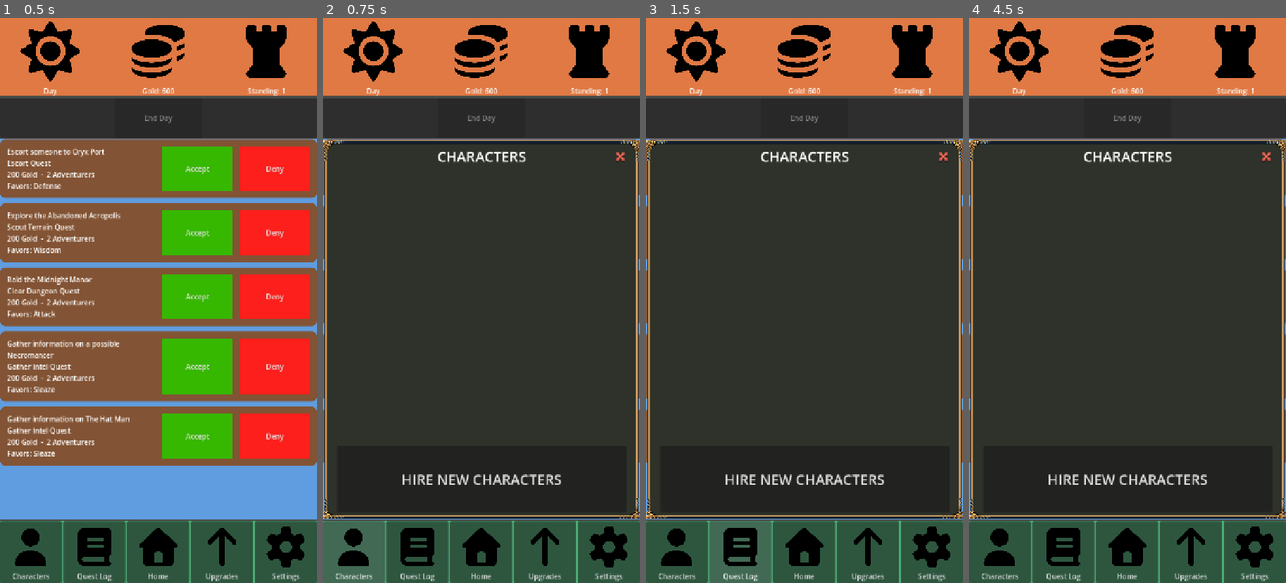
Above: before the commit, frames 1-4 (left to right).
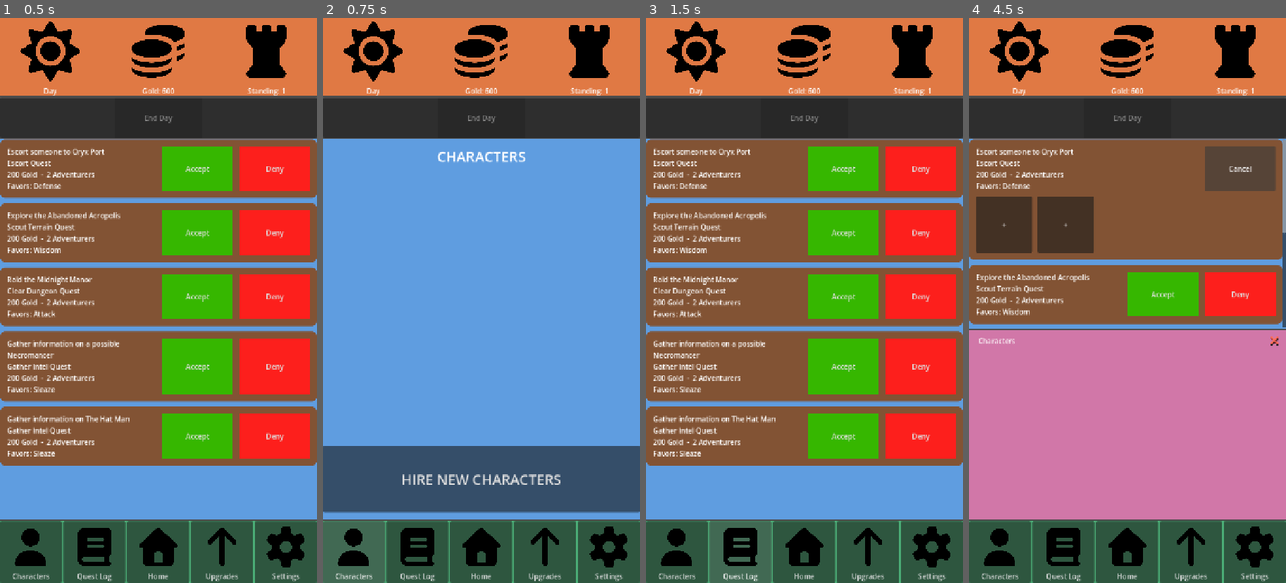
Above: after the commit, the same moments.

Repository: ActuallySanta/Fantasy-Guild-Manager
Game: Godot game, scene res://Scenes/UI/home_ui_prototype.tscn
Same seed, same stepped clock (60 frames per second), same inputs: the game is played once before the commit and once after it. The engine's default icon, where the game draws it, is replaced by a stand-in: a white triangle on a blue panel in a dark square.
Inputs:
- Up to frame 1 (0.5 s): no input
- Up to frame 2 (0.75 s): click "Characters" at 0.5 s
- Up to frame 3 (1.5 s): click "Quest Log" at 1.25 s
- Up to frame 4 (4.5 s): click "Home" at 2 s; click "Upgrades" at 2.75 s; click "Settings" at 3.5 s; click "Accept" at 4.25 s

Frame 1 is identical in both runs. In frame 2, 67% of the frame differs, in the area x 0-100%, y 21-89%; in frame 3, 66%; in frame 4, 63%.

Commit message:
Edited Character page ui to match other ui

Diff:
--- a/Globals/guild_upgrades.gd
+++ b/Globals/guild_upgrades.gd
@@ -6,7 +6,9 @@
 ## Other UI is kept in sync without editing it: hiring-page totals are refreshed
 ## after an upgrade, and character cards show boosted stats as "5 (+1)".
 ## It also wires itself to the "UpgrButton" on the nav bar at runtime, so no
-## other scene has to be edited to open the upgrades page.
+## other scene has to be edited to open the upgrades page. The Characters tab
+## ("CharButton") gets the same tab behaviour: it hides the quest list while
+## open and is closed by the other nav tabs (the page has no close button).
 extends Node
 
 signal upgrades_changed
@@ -21,6 +23,7 @@
 const UPGRADES_PAGE_PATH := "res://Scenes/UI/Upgrades/upgrades_page.tscn"
 const ARMORY_META := "armory_bonus_applied"
 const HOOKED_META := "guild_upgrades_hooked"
+const CHARACTER_PAGE_NAME := "Guild Character Page"
 
 ## Display info for each building. "implemented" = its effect actually does
 ## something in the game yet (prototype: Armory + Barracks only).
@@ -63,6 +66,7 @@
 var levels: Dictionary = {}
 
 var _page: Control
+var _character_page: Control
 var _hidden_content: Array[CanvasItem] = []
 var _gold_label: Label
 var _standing_label: Label
@@ -290,8 +294,10 @@
 		node.set_meta(HOOKED_META, true)
 		if node.name == "UpgrButton":
 			node.pressed.connect(open_page.bind(node))
+		elif node.name == "CharButton":
+			node.pressed.connect(open_character_page.bind(node))
 		else:
-			# Any other nav tab closes the upgrades page.
+			# Any other nav tab closes the upgrades / characters pages.
 			node.pressed.connect(close_page)
 	elif node is CharacterUICard:
 		# Runs after the card's own _ready has filled in its labels.
@@ -320,9 +326,7 @@
 	if _page == null or not is_instance_valid(_page):
 		_page = load(UPGRADES_PAGE_PATH).instantiate()
 		_get_page_host(from_button).add_child(_page)
-	_hide_other_content()
-	_page.move_to_front()
-	_page.show()
+	_show_tab(_page)
 
 
 ## The page lives inside the home screen's "Content" panel (same spot as the
@@ -336,23 +340,46 @@
 	return content if content != null else root
 
 
+## Characters tab. The home screen's own CharButton handler also shows the
+## page; this just makes it behave like a tab (hides the quest list / upgrades).
+func open_character_page(from_button: Node = null) -> void:
+	if _character_page == null or not is_instance_valid(_character_page):
+		var root: Node = get_tree().current_scene
+		if from_button != null and from_button.owner != null:
+			root = from_button.owner
+		_character_page = root.find_child(CHARACTER_PAGE_NAME, true, false) as Control
+	if _character_page != null:
+		_show_tab(_character_page)
+
+
 func close_page() -> void:
-	if _page != null and is_instance_valid(_page):
-		_page.hide()
+	for tab in [_page, _character_page]:
+		if tab != null and is_instance_valid(tab):
+			tab.hide()
 	_restore_other_content()
 
 
-## The page has no background of its own (the Content panel's blue shows
-## through), so hide whatever else is showing in the panel while it's open
-## and bring it back when the page closes.
-func _hide_other_content() -> void:
-	var host := _page.get_parent()
-	if host == null or host == get_tree().current_scene:
-		return
-	for child in host.get_children():
-		if child != _page and child is CanvasItem and child.visible and not _hidden_content.has(child):
-			_hidden_content.append(child)
-			child.hide()
+func _is_tab_page(node: Node) -> bool:
+	return node != null and (node == _page or node == _character_page)
+
+
+## Tab pages have no background of their own (the Content panel's blue shows
+## through), so hide whatever else is showing in the panel while one is open
+## and bring it back when the tabs close. Other tab pages are just hidden,
+## not remembered, so switching tabs never brings the old one back.
+func _show_tab(tab: Control) -> void:
+	var host := tab.get_parent()
+	if host != null and host != get_tree().current_scene:
+		for child in host.get_children():
+			if child == tab or not (child is CanvasItem) or not child.visible:
+				continue
+			if _is_tab_page(child):
+				child.hide()
+			elif not _hidden_content.has(child):
+				_hidden_content.append(child)
+				child.hide()
+	tab.move_to_front()
+	tab.show()
 
 
 func _restore_other_content() -> void:
--- a/Scenes/UI/guild_character_page.tscn
+++ b/Scenes/UI/guild_character_page.tscn
@@ -1,14 +1,8 @@
 [gd_scene format=3 uid="uid://daweenf55s77m"]
 
-[ext_resource type="Texture2D" uid="uid://do5kjvfstulyu" path="res://Sprites/32x32-Tilesheet.png" id="1_aqnsx"]
 [ext_resource type="Script" uid="uid://svptgj03vqkp" path="res://Scripts/UI/guild_character_page.gd" id="1_rio15"]
 [ext_resource type="PackedScene" uid="uid://crdeav1go6l0y" path="res://Scenes/UI/Drag and Drop System/drag_drop_grid.tscn" id="1_y883n"]
-[ext_resource type="PackedScene" uid="uid://kkjpbudn1ejv" path="res://Scenes/UI/Reusable Elements/close_button.tscn" id="4_rio15"]
 [ext_resource type="PackedScene" uid="uid://bo10juj3x7m8u" path="res://Scenes/character_hiring_page.tscn" id="5_lderk"]
-
-[sub_resource type="AtlasTexture" id="AtlasTexture_g4v7s"]
-atlas = ExtResource("1_aqnsx")
-region = Rect2(0, 0, 96, 96)
 
 [sub_resource type="LabelSettings" id="LabelSettings_g4v7s"]
 font_size = 32
@@ -22,22 +16,6 @@
 grow_vertical = 2
 script = ExtResource("1_rio15")
 
-[node name="NinePatchRect" type="NinePatchRect" parent="." unique_id=1858814743]
-texture_filter = 1
-layout_mode = 1
-anchors_preset = 15
-anchor_right = 1.0
-anchor_bottom = 1.0
-grow_horizontal = 2
-grow_vertical = 2
-texture = SubResource("AtlasTexture_g4v7s")
-patch_margin_left = 48
-patch_margin_top = 48
-patch_margin_right = 48
-patch_margin_bottom = 48
-axis_stretch_horizontal = 2
-axis_stretch_vertical = 2
-
 [node name="MarginContainer" type="MarginContainer" parent="." unique_id=1406987850]
 layout_mode = 1
 anchors_preset = 15
@@ -45,14 +23,14 @@
 anchor_bottom = 1.0
 grow_horizontal = 2
 grow_vertical = 2
-scale = Vector2(1.0019971, 1)
-theme_override_constants/margin_left = 32
+theme_override_constants/margin_left = 0
 theme_override_constants/margin_top = 16
-theme_override_constants/margin_right = 32
+theme_override_constants/margin_right = 0
 theme_override_constants/margin_bottom = 16
 
 [node name="VBoxContainer" type="VBoxContainer" parent="MarginContainer" unique_id=1912797533]
 layout_mode = 2
+theme_override_constants/separation = 14
 
 [node name="Label" type="Label" parent="MarginContainer/VBoxContainer" unique_id=349297954]
 layout_mode = 2
@@ -63,6 +41,8 @@
 [node name="ScrollContainer" type="ScrollContainer" parent="MarginContainer/VBoxContainer" unique_id=628597229]
 layout_mode = 2
 size_flags_vertical = 3
+horizontal_scroll_mode = 0
+vertical_scroll_mode = 3
 
 [node name="Drag Drop Grid" parent="MarginContainer/VBoxContainer/ScrollContainer" unique_id=1209773775 instance=ExtResource("1_y883n")]
 layout_mode = 2
@@ -75,24 +55,8 @@
 theme_override_font_sizes/font_size = 32
 text = "HIRE NEW CHARACTERS"
 
-[node name="Close Button" parent="." unique_id=1203562834 instance=ExtResource("4_rio15")]
-layout_mode = 1
-anchors_preset = 1
-anchor_left = 1.0
-anchor_top = 0.0
-anchor_right = 1.0
-anchor_bottom = 0.0
-offset_left = -68.0
-offset_top = 16.000002
-offset_right = -18.0
-offset_bottom = 66.0
-grow_horizontal = 0
-grow_vertical = 1
-pivot_offset = Vector2(25, 25)
-
 [node name="Character Hiring Page" parent="." unique_id=32850235 instance=ExtResource("5_lderk")]
 visible = false
 layout_mode = 1
 
 [connection signal="pressed" from="MarginContainer/VBoxContainer/Hire New Characters Button" to="." method="_on_hire_new_characters_button_pressed"]
-[connection signal="pressed" from="Close Button" to="." method="_on_close_button_pressed"]
